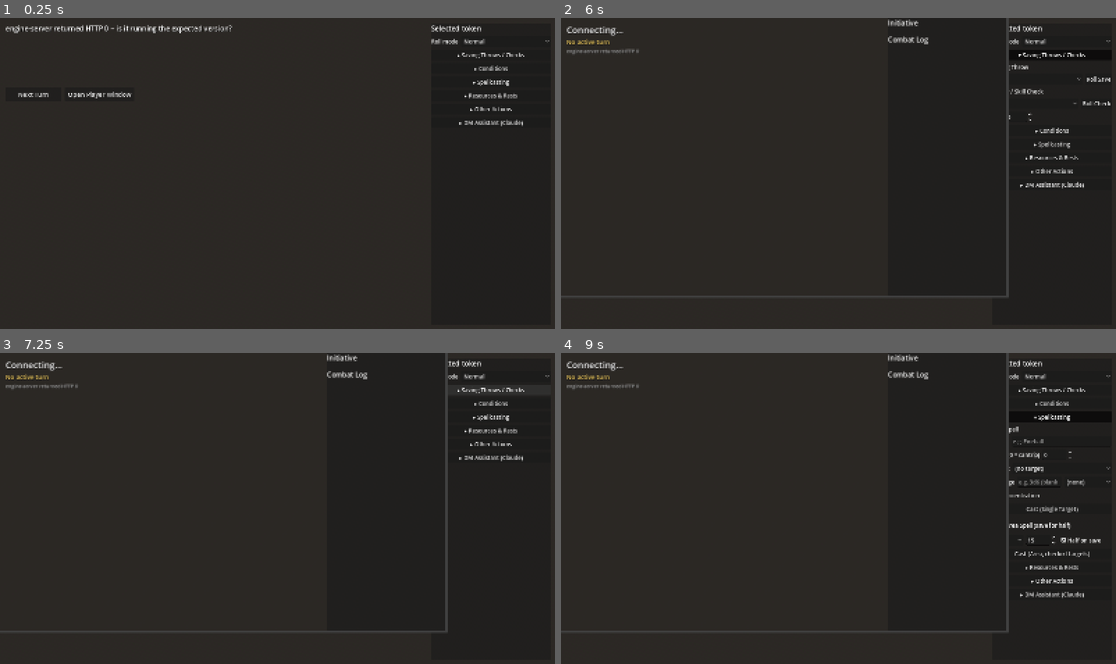
Above: before the commit, frames 1-4 (two rows, left to right).
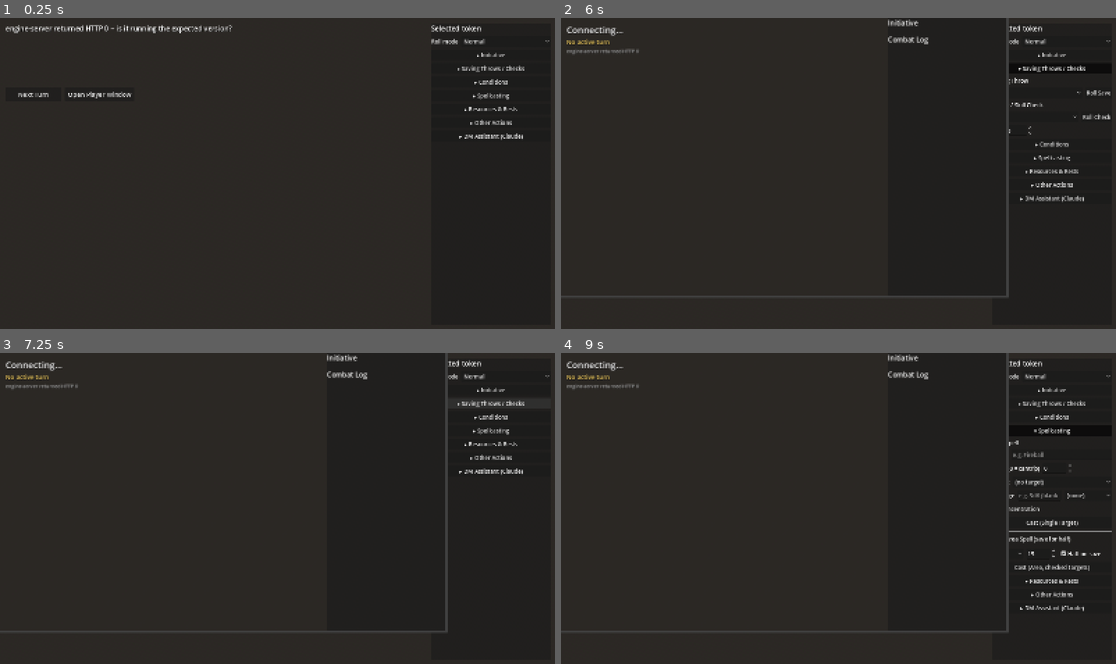
Above: after the commit, the same moments.

Repository: rmcneill2828-art/Campaign-OS-3D
Game: Godot game, scene res://scenes/Main.tscn
Same seed, same stepped clock (60 frames per second), same inputs: the game is played once before the commit and once after it.
Inputs (mouse positions are in pixels of both pictures, inside the frame that each line leads up to):
- Up to frame 1 (0.25 s): no input
- Up to frame 2 (6 s): click (1049, 55) at 0.5 s, where only the run after the commit has a clickable "▸ Initiative"; click (1049, 55) at 1.25 s, where only the run after the commit has a clickable "▾ Initiative"; click "Normal" at 2 s; click "Normal" at 2.75 s; click "Next Turn" at 3.5 s; click "Next Turn" at 4.25 s; click "Open Player Window" at 5 s; click "▸ Saving Throws / Checks" at 5.75 s
- Up to frame 3 (7.25 s): click "▾ Saving Throws / Checks" at 6.5 s
- Up to frame 4 (9 s): click "▸ Conditions" at 7.25 s; click "▾ Conditions" at 8 s; click "▸ Spellcasting" at 8.75 s

The runs differ from the first frame. In frame 1, 0.7% of the frame differs, in the area x 82-95%, y 11-40%; in frame 2, 1.2%; in frame 3, 0.7%; in frame 4, 2.0%, in the area x 80-100%, y 11-84%.

Commit message:
Add initiative rolling/setting end to end (engine + DM bridge + 3D UI)
Second item from the 2D-vs-3D feature parity audit. nextTurn() already
sorts by initiative (confirmed by reading it), but there was no way to
actually SET a token's initiative anywhere in the 3D client or the Claude
DM Assistant's action vocabulary -- the 2D app sets it via a plain number
field on the token sheet that was never carried over as an action type.

Engine: new rollInitiative(state, tokenId) in encounter.js -- 1d20 + the
token's real DEX modifier (RAW), no advantage/disadvantage support (not a
RAW thing for initiative outside a specific feat this engine doesn't
model). Reused the existing updateToken (already clamps 0-99) for a flat
assignment -- a player reporting their own physical roll, or a DM
correcting/tie-breaking a value. Two new dmBridge.js cases
(roll_initiative, set_initiative) cover both. Applied to both Campaign-OS
and Campaign-OS-3D (separate repos) to keep engine/encounter.js and
engine/dmBridge.js byte-identical -- confirmed with diff. dm-bridge/
watch.js's prompt updated in both repos so the Claude DM Assistant can
roll initiative for every combatant at the start of a fight in one
response.

3D UI: a new collapsible "Initiative" section (matching the existing
accordion pattern) with a "Roll Initiative (1d20 + DEX)" button and a
manual "Set to <N>" row, placed first in the section list.

2 new integration tests in engine-server/tests/server.test.js confirming
both actions reach the engine and persist onto the token through the real
POST /action path (24/24 passing). Corresponding engine-level unit tests
added to Campaign-OS's own tests/encounter.test.js (separate commit
there, 370/370 passing).

Co-Authored-By: Claude Sonnet 5 <noreply@anthropic.com>

Diff:
--- a/godot/scenes/Main.tscn
+++ b/godot/scenes/Main.tscn
@@ -143,6 +143,33 @@
 popup/item_2/text = "Disadvantage"
 popup/item_2/id = 2
 
+[node name="InitiativeHeaderButton" type="Button" parent="HUD/TokenActionsPanel/TokenActionsScroll/TokenActionsList"]
+toggle_mode = true
+text = "▸ Initiative"
+
+[node name="InitiativeBody" type="VBoxContainer" parent="HUD/TokenActionsPanel/TokenActionsScroll/TokenActionsList"]
+visible = false
+theme_override_constants/separation = 8
+
+[node name="RollInitiativeButton" type="Button" parent="HUD/TokenActionsPanel/TokenActionsScroll/TokenActionsList/InitiativeBody"]
+text = "Roll Initiative (1d20 + DEX)"
+
+[node name="SetInitiativeRow" type="HBoxContainer" parent="HUD/TokenActionsPanel/TokenActionsScroll/TokenActionsList/InitiativeBody"]
+theme_override_constants/separation = 8
+
+[node name="SetInitiativeLabel" type="Label" parent="HUD/TokenActionsPanel/TokenActionsScroll/TokenActionsList/InitiativeBody/SetInitiativeRow"]
+theme_override_font_sizes/font_size = 16
+text = "Set to"
+
+[node name="SetInitiativeInput" type="SpinBox" parent="HUD/TokenActionsPanel/TokenActionsScroll/TokenActionsList/InitiativeBody/SetInitiativeRow"]
+custom_minimum_size = Vector2(80, 0)
+min_value = 0.0
+max_value = 99.0
+value = 10.0
+
+[node name="SetInitiativeButton" type="Button" parent="HUD/TokenActionsPanel/TokenActionsScroll/TokenActionsList/InitiativeBody/SetInitiativeRow"]
+text = "Set"
+
 [node name="ChecksHeaderButton" type="Button" parent="HUD/TokenActionsPanel/TokenActionsScroll/TokenActionsList"]
 toggle_mode = true
 text = "▸ Saving Throws / Checks"
--- a/godot/scripts/Main.gd
+++ b/godot/scripts/Main.gd
@@ -85,6 +85,12 @@
 ## rollSavingThrow's own advantage/disadvantage support is for a single declared target's
 ## save, not "everyone in the blast," which castAreaSpell doesn't expose per-target anyway.
 @onready var _roll_mode_option: OptionButton = $HUD/TokenActionsPanel/TokenActionsScroll/TokenActionsList/RollModeRow/RollModeOption
+
+@onready var _initiative_header: Button = $HUD/TokenActionsPanel/TokenActionsScroll/TokenActionsList/InitiativeHeaderButton
+@onready var _initiative_body: VBoxContainer = $HUD/TokenActionsPanel/TokenActionsScroll/TokenActionsList/InitiativeBody
+@onready var _roll_initiative_button: Button = $HUD/TokenActionsPanel/TokenActionsScroll/TokenActionsList/InitiativeBody/RollInitiativeButton
+@onready var _set_initiative_input: SpinBox = $HUD/TokenActionsPanel/TokenActionsScroll/TokenActionsList/InitiativeBody/SetInitiativeRow/SetInitiativeInput
+@onready var _set_initiative_button: Button = $HUD/TokenActionsPanel/TokenActionsScroll/TokenActionsList/InitiativeBody/SetInitiativeRow/SetInitiativeButton
 
 @onready var _checks_header: Button = $HUD/TokenActionsPanel/TokenActionsScroll/TokenActionsList/ChecksHeaderButton
 @onready var _checks_body: VBoxContainer = $HUD/TokenActionsPanel/TokenActionsScroll/TokenActionsList/ChecksBody
@@ -185,6 +191,8 @@
 		_check_skill_option.add_item(skill)
 	_roll_save_button.pressed.connect(_on_roll_save_pressed)
 	_roll_check_button.pressed.connect(_on_roll_check_pressed)
+	_roll_initiative_button.pressed.connect(_on_roll_initiative_pressed)
+	_set_initiative_button.pressed.connect(_on_set_initiative_pressed)
 	_hint_timer.timeout.connect(func(): _hint_label.text = "")
 
 	for condition in CONDITION_LIST:
@@ -221,6 +229,7 @@
 	# showing everything open at once ran the whole thing off-screen (reported
 	# directly, not guessed at). Each header toggle just shows/hides its own
 	# body; all start collapsed so the panel opens compact.
+	_wire_collapsible_section(_initiative_header, _initiative_body, "Initiative")
 	_wire_collapsible_section(_checks_header, _checks_body, "Saving Throws / Checks")
 	_wire_collapsible_section(_conditions_header, _conditions_body, "Conditions")
 	_wire_collapsible_section(_spell_header, _spell_body, "Spellcasting")
@@ -444,6 +453,32 @@
 	_player_window.show()
 	_player_window.grab_focus()
 
+## rollInitiative (see engine-server/engine/encounter.js) rolls 1d20 + the
+## target's real DEX modifier (RAW) and sets its initiative directly --
+## no Roll mode support here (advantage/disadvantage on an initiative roll
+## isn't a thing outside a specific feat this engine doesn't model, unlike
+## attacks/saves/checks/spells).
+func _on_roll_initiative_pressed() -> void:
+	if not _require_selected_token():
+		return
+	_send_action({
+		"type": "roll_initiative",
+		"target": _tokens[_selected_token_id].token_name
+	})
+
+## set_initiative -- the 2D app's own equivalent is a plain number field
+## on the token sheet (no roll, no log message); this mirrors that exactly
+## for a player who rolls their own physical d20 and just reports the
+## total, or a DM correcting/tie-breaking an already-rolled value.
+func _on_set_initiative_pressed() -> void:
+	if not _require_selected_token():
+		return
+	_send_action({
+		"type": "set_initiative",
+		"target": _tokens[_selected_token_id].token_name,
+		"value": int(_set_initiative_input.value)
+	})
+
 ## rollSavingThrow (see engine-server/engine/encounter.js) uses the target's
 ## real ability modifier or a stated save-bonus override, rolls once, and
 ## only reports pass/fail -- no follow-up effect (e.g. half damage on a
Not shown, changed: ROADMAP.md
Not shown, changed: dm-bridge/watch.js
Not shown, changed: engine-server/engine/dmBridge.js
Not shown, changed: engine-server/engine/encounter.js
Not shown, changed: engine-server/tests/server.test.js
